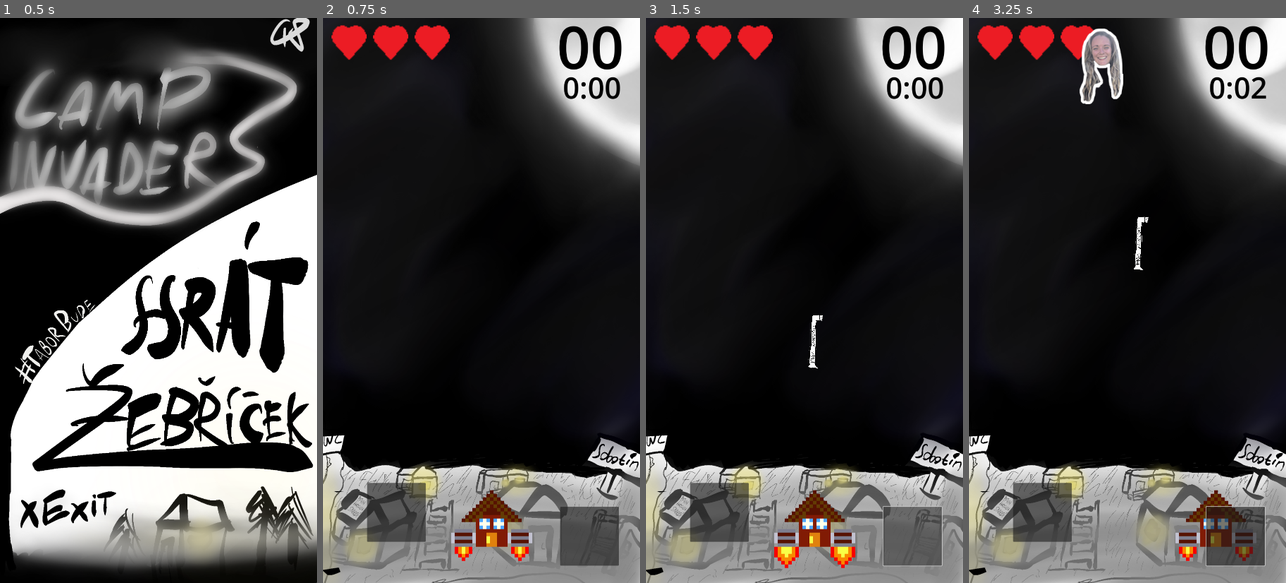
Above: before the commit, frames 1-4 (left to right).
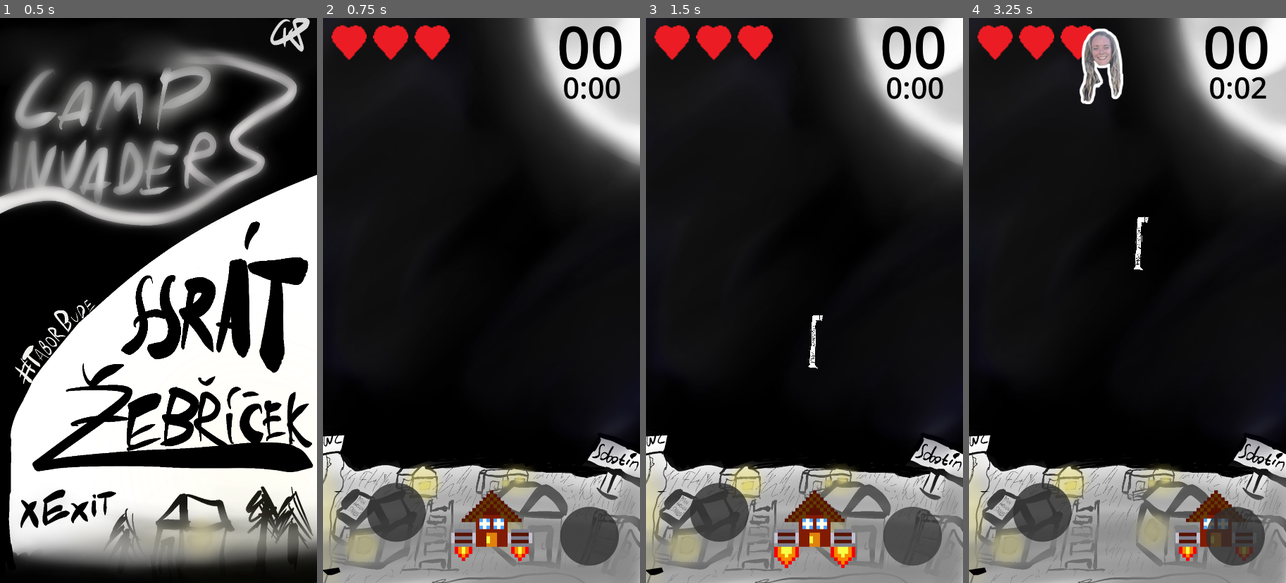
Above: after the commit, the same moments.

Repository: Honzapkcz/camp-invaders
Game: Godot game, scene res://Scenes/main_menu.tscn
Same seed, same stepped clock (60 frames per second), same inputs: the game is played once before the commit and once after it.
Inputs (mouse positions are in pixels of both pictures, inside the frame that each line leads up to):
- Up to frame 1 (0.5 s): no input
- Up to frame 2 (0.75 s): click (481, 300) at 0.5 s
- Up to frame 3 (1.5 s): click (912, 537) at 1.25 s
- Up to frame 4 (3.25 s): click (1041, 515) at 2 s; move the mouse to (1197, 272) at 2.77 s; hold Right (Right) from 2.78 s (still down); tap Space (Fire) at 2.85 s; click (1197, 272) at 2.92 s

Frame 1 is identical in both runs. In frame 2, 0.9% of the frame differs, in the area x 13-94%, y 82-97%; in frame 3, 0.8%; in frame 4, 1.1%.

Commit message:
Make joistick and fire button round

Diff:
--- a/src/Scenes/game_hud.tscn
+++ b/src/Scenes/game_hud.tscn
@@ -1,13 +1,20 @@
-[gd_scene load_steps=5 format=3 uid="uid://da18ia2wpw6cp"]
+[gd_scene load_steps=10 format=3 uid="uid://da18ia2wpw6cp"]
 
 [ext_resource type="Script" path="res://Scripts/game_hud.gd" id="1_0hofx"]
 [ext_resource type="Texture2D" uid="uid://c1wkbmxnu5030" path="res://Assets/srdce.png" id="1_7jgop"]
+[ext_resource type="StyleBox" uid="uid://dopuop381yntw" path="res://Scenes/round_button.tres" id="3_orrcv"]
+[ext_resource type="StyleBox" uid="uid://b41fcakqgnjfm" path="res://Scenes/round_button_hover.tres" id="4_byy3a"]
+[ext_resource type="StyleBox" uid="uid://4ptgpiqf2n2b" path="res://Scenes/round_button_pressed.tres" id="5_sh52a"]
 
 [sub_resource type="RectangleShape2D" id="RectangleShape2D_7637q"]
 size = Vector2(200, 200)
 
+[sub_resource type="StyleBoxEmpty" id="StyleBoxEmpty_0j2tq"]
+
 [sub_resource type="RectangleShape2D" id="RectangleShape2D_grslm"]
 size = Vector2(200, 200)
+
+[sub_resource type="StyleBoxEmpty" id="StyleBoxEmpty_tsxsg"]
 
 [node name="GameHUD" type="Control"]
 layout_mode = 3
@@ -78,6 +85,10 @@
 offset_top = -100.0
 offset_right = 100.0
 offset_bottom = 100.0
+theme_override_styles/normal = ExtResource("3_orrcv")
+theme_override_styles/hover = ExtResource("4_byy3a")
+theme_override_styles/pressed = ExtResource("4_byy3a")
+theme_override_styles/focus = SubResource("StyleBoxEmpty_0j2tq")
 
 [node name="JoistickButton" type="TouchScreenButton" parent="."]
 position = Vector2(250, 1680)
@@ -91,5 +102,9 @@
 offset_right = 100.0
 offset_bottom = 100.0
 pivot_offset = Vector2(100, 100)
+theme_override_styles/normal = ExtResource("3_orrcv")
+theme_override_styles/hover = ExtResource("4_byy3a")
+theme_override_styles/pressed = ExtResource("5_sh52a")
+theme_override_styles/focus = SubResource("StyleBoxEmpty_tsxsg")
 
 [connection signal="pressed" from="FireButton" to="." method="_on_fire_button_pressed"]
